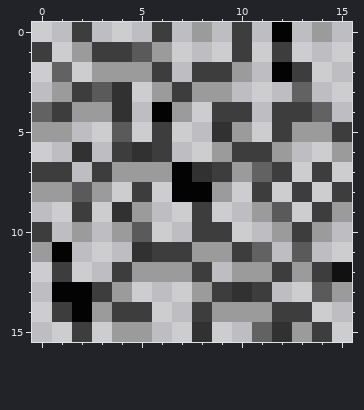
Two states of a pixel-art sprite, TowerDefense/images/break3.png. Above: the version before the commit.
The file is 16x16 pixels. Pixels under 10% opacity are left out.
The result:
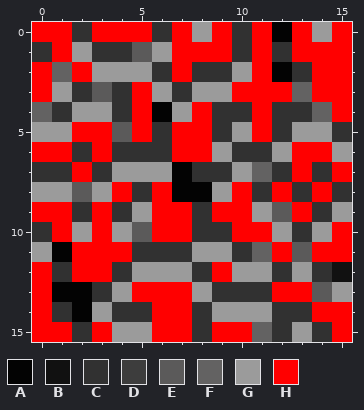
Palette (. is transparent): A #030303  B #111111  C #313131  D #3d3d3d  E #5b5a5a  F #636262  G #9b9b9b  H #ff0000
Diff:
y 0: x 0..7 ..D...D. -> HHCHHHCH; x 9..11 .D. -> HCH; x 13 . -> H; x 15 . -> H
y 1: x 0..1 D. -> CH; x 3..4 DD -> CC; x 7..15 ...D.D... -> HHHCHCHHH
y 2: x 0 . -> H; x 2 . -> H; x 6..9 D.DD -> CHCC; x 11 . -> H; x 13..15 D.. -> CHH
y 3: x 0 . -> H; x 2 D -> C; x 5 . -> H; x 7 D -> C; x 10..12 ... -> HHH; x 14..15 .. -> HH
y 4: x 1 D -> C; x 5 . -> H; x 8..13 .DD.DD -> HCCHCC; x 15 . -> H
y 5: x 2..3 .. -> HH; x 5..8 .D.. -> HCHH; x 11..12 .D -> HC; x 15 D -> C
y 6: x 0..1 .. -> HH; x 3..4 .D -> HC; x 6..8 D.. -> CHH; x 10..11 DD -> CC; x 13..14 .. -> HH
y 7: x 0..3 DD.D -> CCHC; x 9 D -> C; x 12..15 D.D. -> CHCH
y 8: x 4..6 .D. -> HCH; x 10..15 .D.D.D -> HCHCHC
y 9: x 0..3 ..D. -> HHCH; x 6..10 ..D.. -> HHCHH; x 13..14 .D -> HC
y 10: x 0..1 D. -> CH; x 3 . -> H; x 6..11 ..DD.. -> HHCCHH; x 13 D -> C; x 15 . -> H
y 11: x 2..4 ... -> HHH; x 6..7 DD -> CC; x 10 D -> C; x 12 . -> H; x 14..15 .. -> HH
y 12: x 0..4 .D..D -> HCHHC; x 8..9 D. -> CH; x 12 D -> C; x 14 D -> C
y 13: x 0 . -> H; x 3 D -> C; x 5..7 ... -> HHH; x 9 D -> C; x 11..13 D.. -> CHH
y 14: x 0..1 .D -> HC; x 4..8 DD..D -> CCHHC; x 12..15 DD.. -> CCHH
y 15: x 0..3 ..D. -> HHCH; x 6..7 .. -> HH; x 9..10 .. -> HH; x 14..15 D. -> CH
Pixel boxes of the changes (left, top, right, bottom) in both pictures:
changed: (32, 22, 352, 342)
